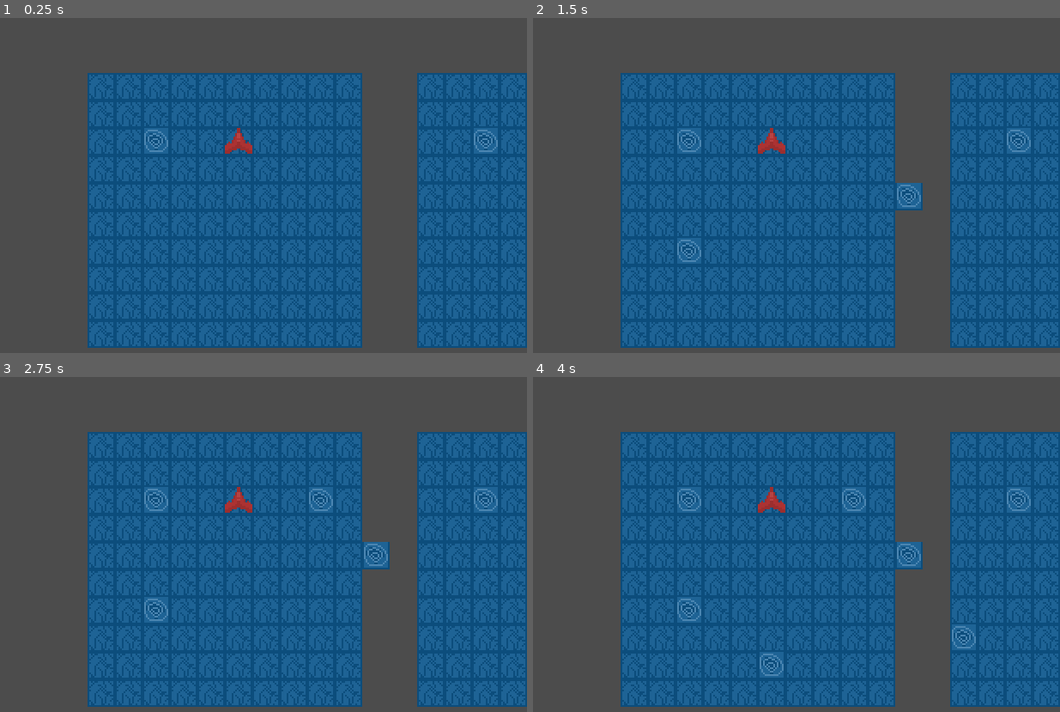
Above: before the commit, frames 1-4 (two rows, left to right).
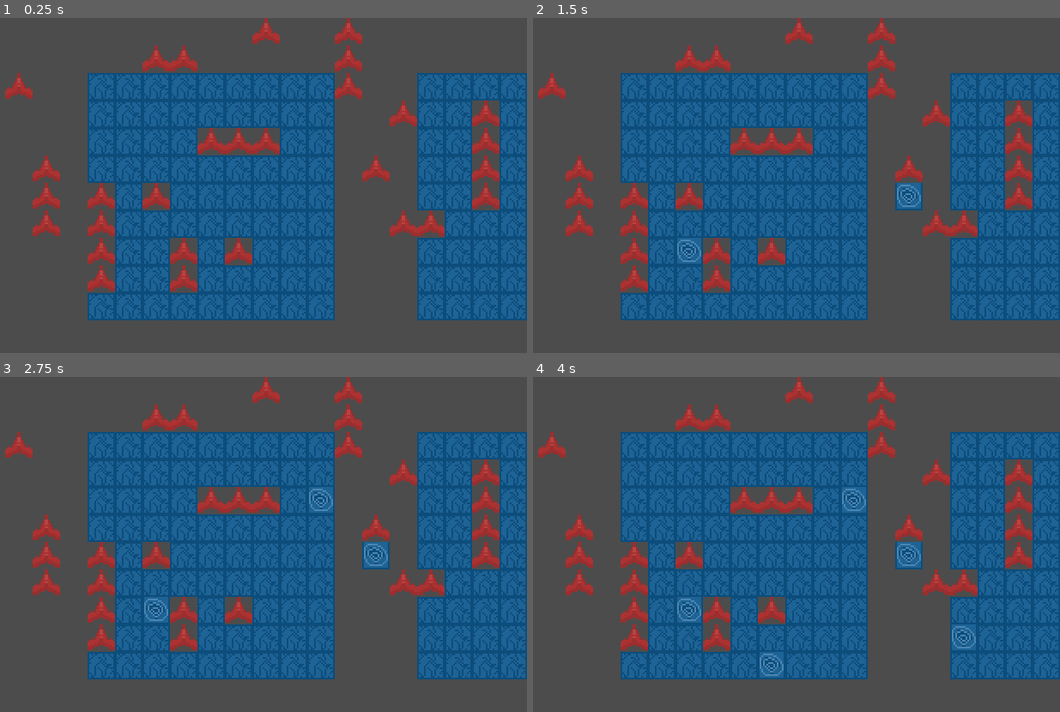
Above: after the commit, the same moments.

Repository: knil0o/tanmaku-battleship
Game: Godot game, scene res://MainScene.tscn
The game is run twice, just before and just after one commit, with the same random seed, the same clock (stepped at 60 frames per second) and the same inputs.
Inputs (mouse positions are in pixels of both pictures, inside the frame that each line leads up to):
- Up to frame 1 (0.25 s): no input
- Up to frame 2 (1.5 s): tap Enter at 0.5 s; move the mouse to (907, 202) at 0.52 s; click (907, 202) at 0.67 s; tap Space at 1.25 s; move the mouse to (675, 245) at 1.27 s; click (675, 245) at 1.42 s
- Up to frame 3 (2.75 s): tap Enter at 2 s; move the mouse to (305, 490) at 2.02 s; click (305, 490) at 2.17 s
- Up to frame 4 (4 s): tap Space at 2.75 s; move the mouse to (759, 665) at 2.77 s; click (759, 665) at 2.92 s; tap Enter at 3.5 s; move the mouse to (949, 645) at 3.52 s; click (949, 645) at 3.67 s

The runs differ from the first frame. In frame 1, 19% of the frame differs, in the area x 0-100%, y 0-99%; in frame 2, 19%; in frame 3, 19%; in frame 4, 19%.

Commit message:
fix: 生成棋局（未完成）

Diff:
--- a/chessboard/ChessBoard.gd
+++ b/chessboard/ChessBoard.gd
@@ -2,21 +2,36 @@
 export(PackedScene) var ship_scene
 export(PackedScene) var attacked_sea_scene
 export(PackedScene) var sea_scene
+#棋盘大小
+var chess_board_scale = Vector2(9, 9)
+#普通海域tile id
+var normal_ground = 1
+#被攻击海域tile id
+var attacked_ground = 2
+#单个tile大小
+var tile_size = 16
+#所有船的大小
+var ship_yard = [
+	Vector2(1,1), Vector2(1,1), Vector2(1,1), Vector2(1,1),
+	Vector2(2,1), Vector2(1,2), Vector2(2,1),
+	Vector2(1,3), Vector2(3,1),
+	Vector2(1, 4)
+]
+#放置的数据
+var placed = []
 
-var chess_board_scale = Vector2(10, 10)
-
-var normal_ground = 1
-var attacked_ground = 2
-var tile_size = 16
-var item_offset = tile_size / 2
-
+var ship_positions = []
+var lock_positions = []
 func _ready():
 #	for cell in get_used_cells():
 #		print("x: "+ str(cell.x) + "y: " + str(cell.y))
 
 	var ship = ship_scene.instance()
 	place_tile(chess_board_scale)
-	place_ship(ship, 1, 1, Vector2(5,2))
+#	show_ship(ship, 1, 1, Vector2(5,2))
+	place_ships(ship_yard)
+
+	print("ship_positions:" + str(ship_positions))
 
 
 
@@ -25,16 +40,74 @@
 	if event is InputEventMouseButton:
 		var mouse_pos = event.position - position
 		var tile_pos = world_to_map(mouse_pos)
-		print("click world_to_map" + str(world_to_map(mouse_pos)))
-		print("click" + str(tile_pos.x) + ", " + str(tile_pos.y))
 		var ats = attacked_sea_scene.instance()
 		set_cellv(world_to_map(mouse_pos), 2)
 
 func _process(delta):
-	set_cell(2,2,2)
+	pass
+
+func place_ships(ships):
+	for ship_size in ships:
+		place_one(ship_size, rand_pos())
+		pass
+	pass
+
+#增加一个船位置
+func place_one(ship: Vector2, pos: Vector2):
+	#以左上方为pos点，开始绘制
+	#先判断是否能绘制，不能就随机找位置
+	var retry = 50
+	var can_deploy = try_place(ship, pos)
+	while !can_deploy:
+		pos = rand_pos()
+		can_deploy = try_place(ship, pos)
+		retry -=1
+		#超过重试还找不到就不放置了
+		if retry < 0:
+			return
 
 
-func place_ship(ship, scale_x, scale_y, map_pos: Vector2):
+	var pos_origin = Vector2(pos.x, pos.y)
+	while pos.x < (ship.x + pos_origin.x):
+		while pos.y < (ship.y + pos_origin.y):
+			var draw_pos= Vector2(pos.x, pos.y)
+			print("ship placed in " + str(draw_pos))
+			set_cellv(draw_pos, 0)
+			ship_positions.append(draw_pos)
+			add_surround_lock(draw_pos)
+			pos.y += 1
+		pos.y = pos_origin.y
+		pos.x += 1
+
+# 船周围一格不能放置，增加锁定坐标
+func add_surround_lock(pos: Vector2):
+	var locks = [
+		pos,
+		pos + Vector2.LEFT,
+		pos + Vector2.RIGHT,
+		pos + Vector2.UP,
+		pos + Vector2.DOWN
+	]
+	lock_positions.append_array(locks)
+# 查询船是否能放置在这里,如果超过范围就减少
+func try_place(ship: Vector2, try_pos: Vector2):
+	var pos_origin = Vector2(try_pos.x, try_pos.y)
+	while try_pos.x < (ship.x + pos_origin.x):
+		while try_pos.y < (ship.y + pos_origin.y):
+			for lock_pos in lock_positions:
+				#不能放在限制位置也不能超过棋盘
+				var out_of_range = try_pos.x > chess_board_scale.x && try_pos.y > chess_board_scale.y
+				print("out of range:" +str(try_pos))
+				if lock_pos.x == try_pos.x && lock_pos.y == try_pos.y || out_of_range :
+					print("ship cannot placed in " + str(try_pos))
+					return false
+			try_pos.y += 1
+		try_pos.y = pos_origin.y
+		try_pos.x += 1
+	return true
+
+#布置一个战舰位置
+func show_ship(ship, scale_x, scale_y, map_pos: Vector2):
 	add_child(ship)
 	ship.position = pos_into_cell(map_to_world(map_pos))
 func place_tile(chess_board_scale):
@@ -46,3 +119,7 @@
 	pos.snapped(Vector2.ONE * tile_size)
 	pos += Vector2.ONE * tile_size/2
 	return pos
+
+#返回一个0-9的随机位置
+func rand_pos():
+	return Vector2(randi()%10+1 - 4, randi()%10+1 - 4)
